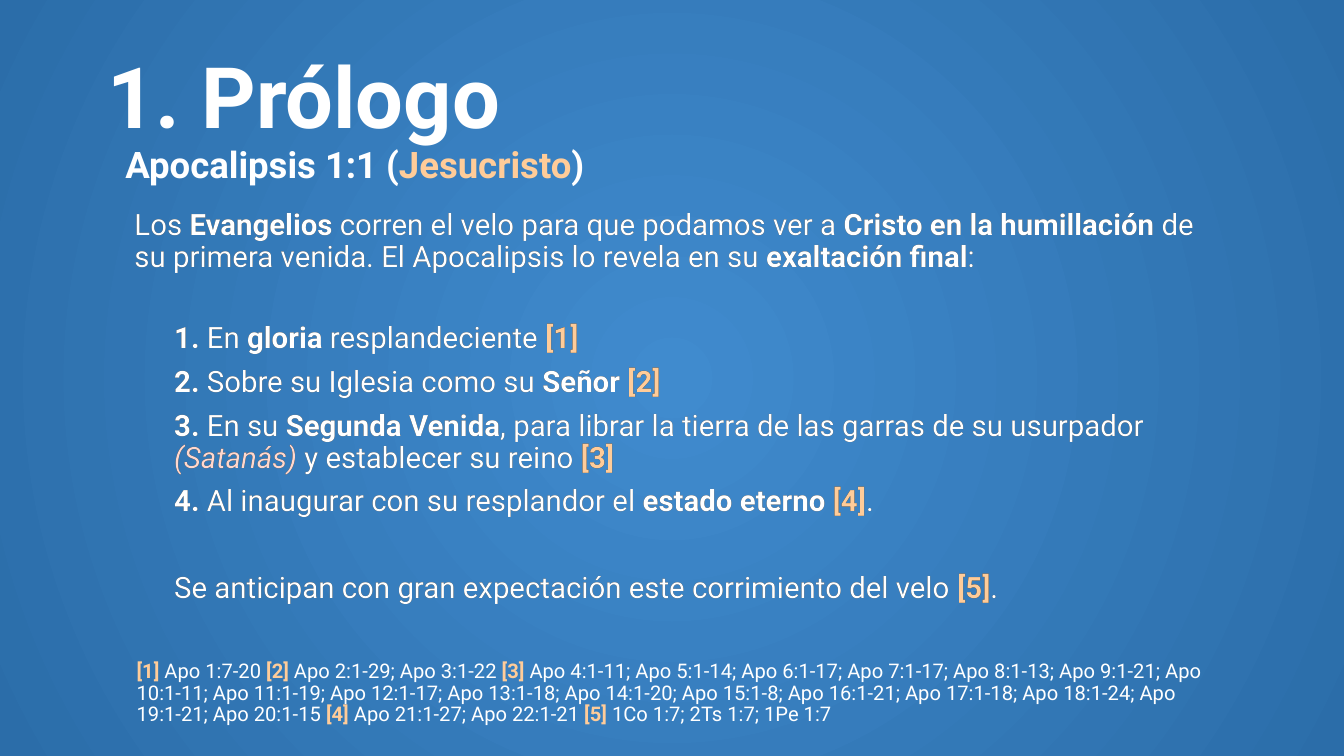
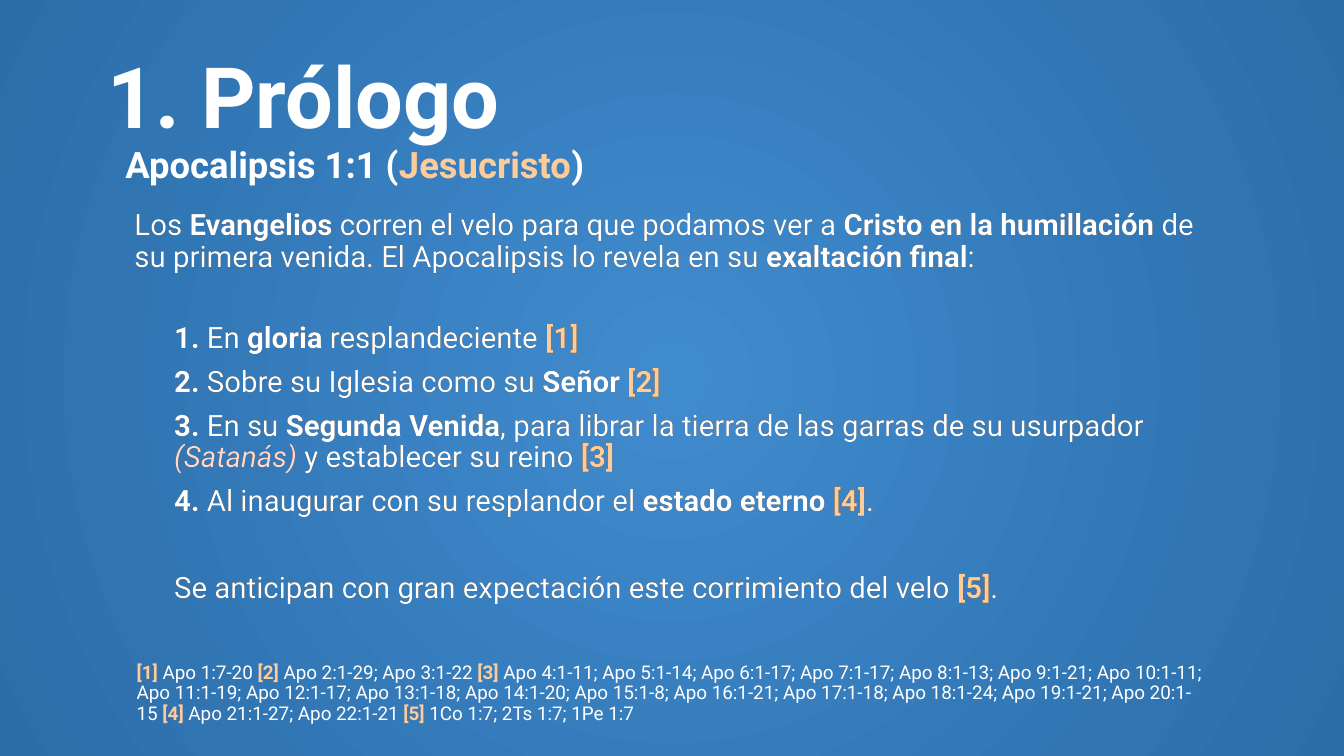
Before and after one commit to CreyTuning/documents, a slide deck: slide 7 of slideshow/Apocalipsis/2. Capitulo 1.pptm. Drawn at 1344x756 pixels with LibreOffice and Linux fonts; fonts in the diff are those of the drawing. Boxes give left, top, right and bottom in pixels: in the first picture for what was removed or moved away, otherwise in the second. Text is boxed around its words. In the diff, an @@ line names an element or a change of style, - is before the commit and + after.

Commit message:
apocalipsis capitulo 1 V2

```diff
--- a/slideshow/Apocalipsis/2. Capitulo 1.pptm
+++ b/slideshow/Apocalipsis/2. Capitulo 1.pptm
@@ text "[1] Apo 1:7-20 [2] Apo ..." at (137,663,1202,724): size 14.4 to 13.5 pt @@
```
Also in this commit, not shown: 17 other slides changed, 10 slides added.
